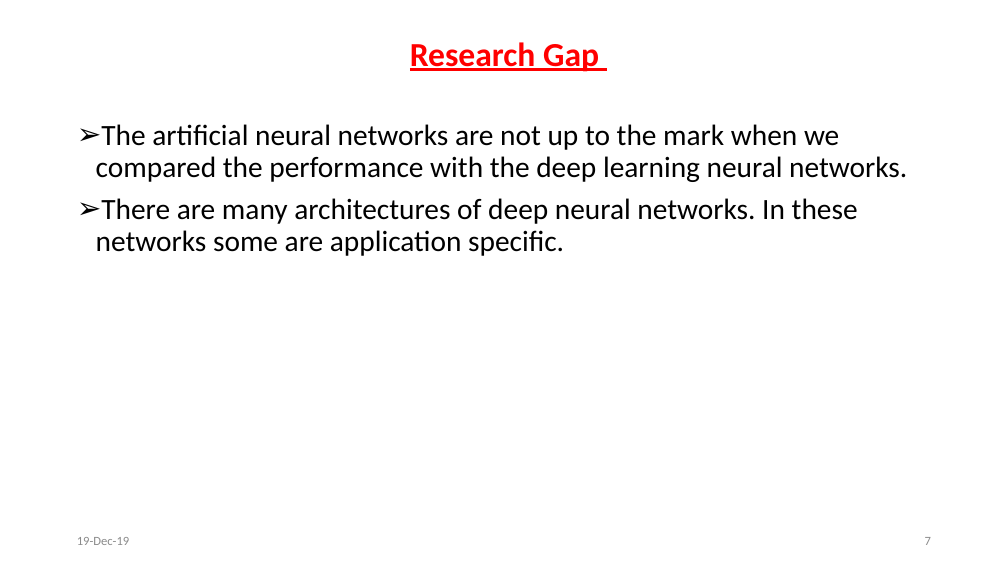
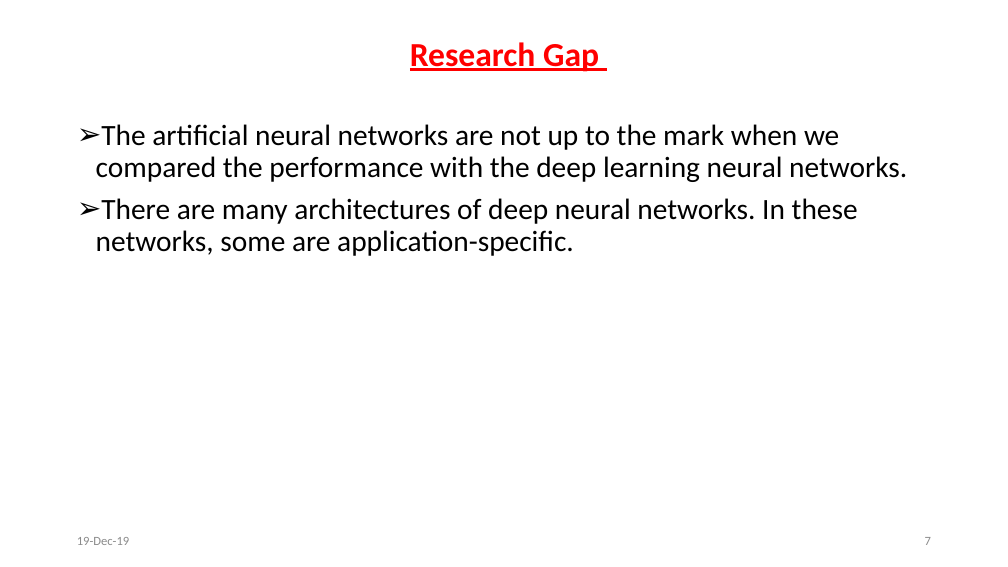
Before and after one commit to svec-final-year-project-eee/Project, a slide deck: slide 7 of First Review/First Oral Presentation.pptx. Drawn at 1008x567 pixels with LibreOffice and Linux fonts; fonts in the diff are those of the drawing. Boxes give left, top, right and bottom in pixels: in the first picture for what was removed or moved away, otherwise in the second. Text is boxed around its words. In the diff, an @@ line names an element or a change of style, - is before the commit and + after.

```diff
--- a/First Review/First Oral Presentation.pptx
+++ b/First Review/First Oral Presentation.pptx
@@ text at bbox=[96, 198, 858, 256]: text changed @@
-➢ There are many architectures of deep neural networks. In these networks some are application specific.
+➢ There are many architectures of deep neural networks. In these networks, some are application-specific.
```
Also in this commit, not shown: 5 other slides changed, 1 slide added, 2 other files.
